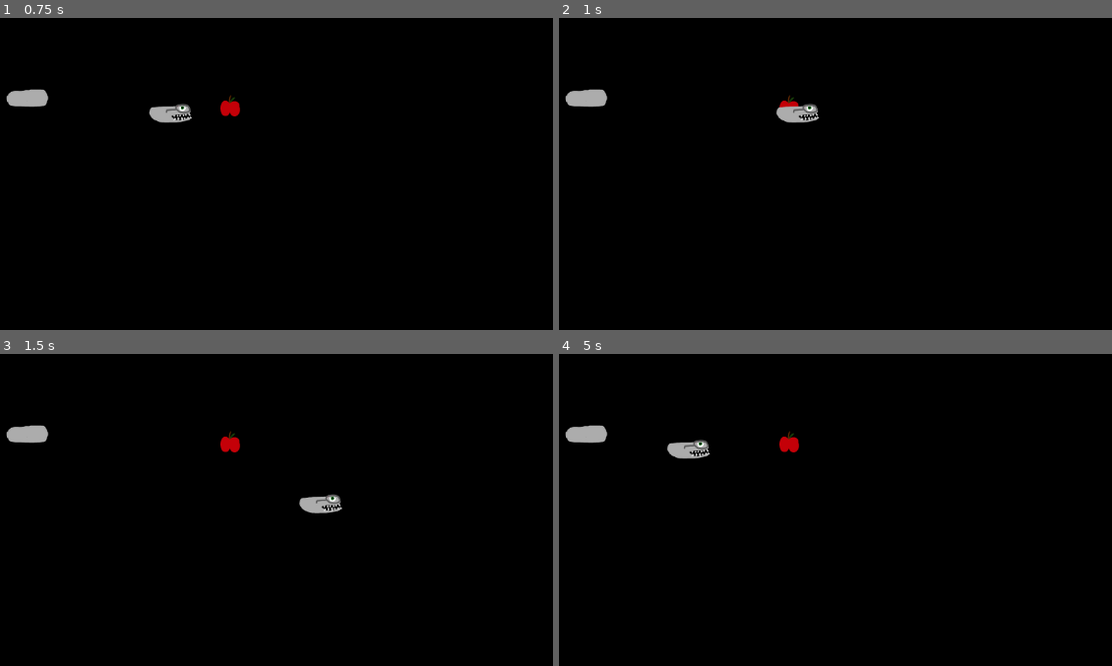
Above: before the commit, frames 1-4 (two rows, left to right).
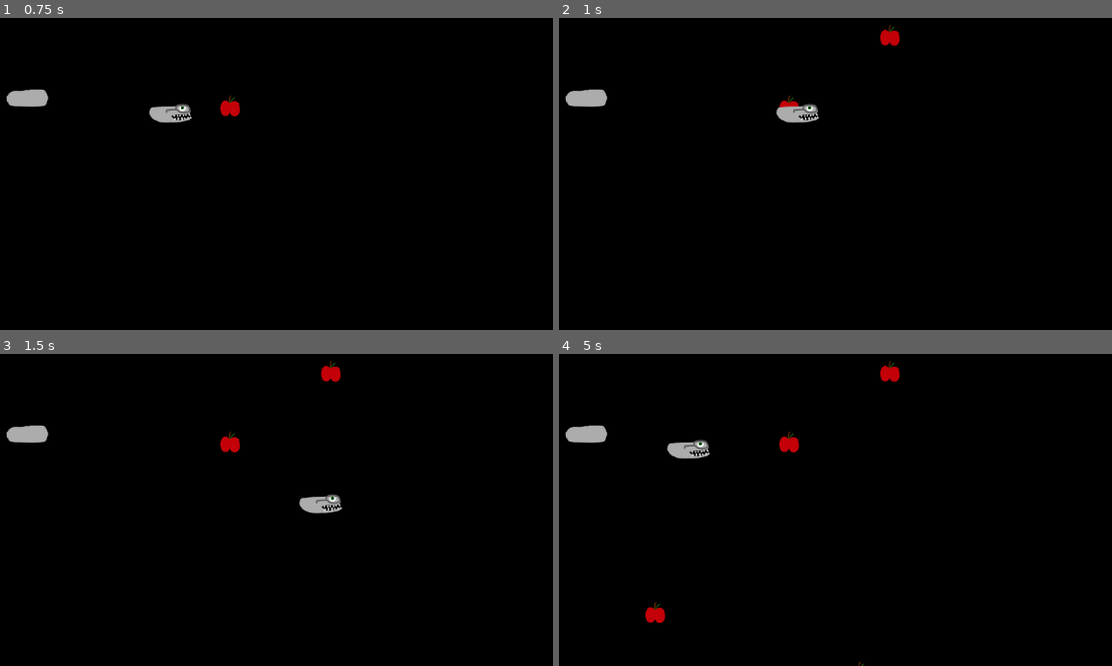
Above: after the commit, the same moments.

Repository: 444B/learning-godot
Game: Godot game, scene res://game.tscn
Two runs of this game, one before a commit and one after it. Both use one fixed random seed, a clock stepped at 60 frames per second and the inputs below.
Inputs:
- Up to frame 1 (0.75 s): tap Enter at 0.5 s; hold D (move_right) from 0.53 s (still down)
- Up to frame 2 (1 s): keep holding D (move_right)
- Up to frame 3 (1.5 s): release D (move_right) at 1.28 s; hold S (move_down) from 1.28 s (still down)
- Up to frame 4 (5 s): release S (move_down) at 2.03 s; hold D (move_right) 2.03-2.78 s; hold W (move_up) 2.78-3.53 s; hold A (move_left) from 3.53 s (still down)

Frame 1 is identical in both runs. In frame 2, 0.2% of the frame differs, in the area x 58-62%, y 2-9%; in frame 3, 0.2%; in frame 4, 0.4%, in the area x 15-62%, y 2-100%.

Commit message:
added random item placer

Diff:
--- a/snake/game.tscn
+++ b/snake/game.tscn
@@ -1,9 +1,10 @@
-[gd_scene load_steps=5 format=3 uid="uid://bg0elji7c3ey3"]
+[gd_scene load_steps=6 format=3 uid="uid://bg0elji7c3ey3"]
 
 [ext_resource type="PackedScene" uid="uid://c4b1kauswsvx" path="res://background.tscn" id="1_k4rq8"]
 [ext_resource type="PackedScene" uid="uid://b47e08io1ui1c" path="res://apple.tscn" id="2_8p2hx"]
 [ext_resource type="PackedScene" uid="uid://bb2qmr5c4db27" path="res://snake-body.tscn" id="3_ar3po"]
 [ext_resource type="PackedScene" uid="uid://euf8pa44hx7j" path="res://snake_head.tscn" id="4_te55q"]
+[ext_resource type="PackedScene" uid="uid://bgoc6h3rpfetb" path="res://random_item_placer.tscn" id="5_cveiw"]
 
 [node name="game" type="Node2D"]
 
@@ -18,3 +19,6 @@
 
 [node name="Snake Head" parent="." instance=ExtResource("4_te55q")]
 position = Vector2(383, 331)
+
+[node name="Random Item Placer" parent="." instance=ExtResource("5_cveiw")]
+position = Vector2(236, 129)
--- /dev/null
+++ b/snake/random_item_placer.gd
@@ -0,0 +1,21 @@
+extends Node2D
+
+var item_scenes := [
+	preload("apple.tscn")
+]
+
+
+func _ready() -> void:
+	get_node("Timer").timeout.connect(_on_timer_timeout)
+
+
+func _on_timer_timeout() -> void:
+	var random_item_scene: PackedScene = item_scenes.pick_random()
+	var item_instance := random_item_scene.instantiate()
+	add_child(item_instance)
+
+	var viewport_size := get_viewport_rect().size
+	var random_position := Vector2(0, 0)
+	random_position.x = randf_range(0, viewport_size.x)
+	random_position.y = randf_range(0, viewport_size.y)
+	item_instance.position = random_position
--- /dev/null
+++ b/snake/random_item_placer.tscn
@@ -0,0 +1,9 @@
+[gd_scene load_steps=2 format=3 uid="uid://bgoc6h3rpfetb"]
+
+[ext_resource type="Script" path="res://random_item_placer.gd" id="1_jxud6"]
+
+[node name="Random Item Placer" type="Node2D"]
+script = ExtResource("1_jxud6")
+
+[node name="Timer" type="Timer" parent="."]
+autostart = true
--- a/snake/snake-head.gd
+++ b/snake/snake-head.gd
@@ -32,27 +32,11 @@
 func _on_area_entered(area: Area2D) -> void:
 	hit.emit()
 	if area.is_in_group("apple-group"):
-		#hide()
 		apples_eaten += 1
 		print("apples eaten:" + str(apples_eaten))
-		#$"snake-head-collision".set_deferred("disabled", true)
 
 
 
 	elif area.is_in_group("snake-body-group"):
-		#hide()
+		hide()
 		print("game over")
-		#$"snake-head-collision".set_deferred("disabled", true)
-
-	# Must be deferred as we can't change physics properties on a physics callback.
-
-		#if area_that_entered.is_in_group("gem"):
-		#set_gem_count(gem_count + 1)
-	#elif area_that_entered.is_in_group("healing_item"):
-		#set_health(health + 10)
-
-
-func start(pos):
-	position = pos
-	show()
-	$"snake-head-collision".disabled = false
--- /dev/null
+++ b/snake/ui.tscn
@@ -0,0 +1,9 @@
+[gd_scene format=3 uid="uid://b0hnhc8qhy6ed"]
+
+[node name="Control" type="Control"]
+layout_mode = 3
+anchors_preset = 15
+anchor_right = 1.0
+anchor_bottom = 1.0
+grow_horizontal = 2
+grow_vertical = 2
Not shown, changed: snake/docs/gamedev-002.md
